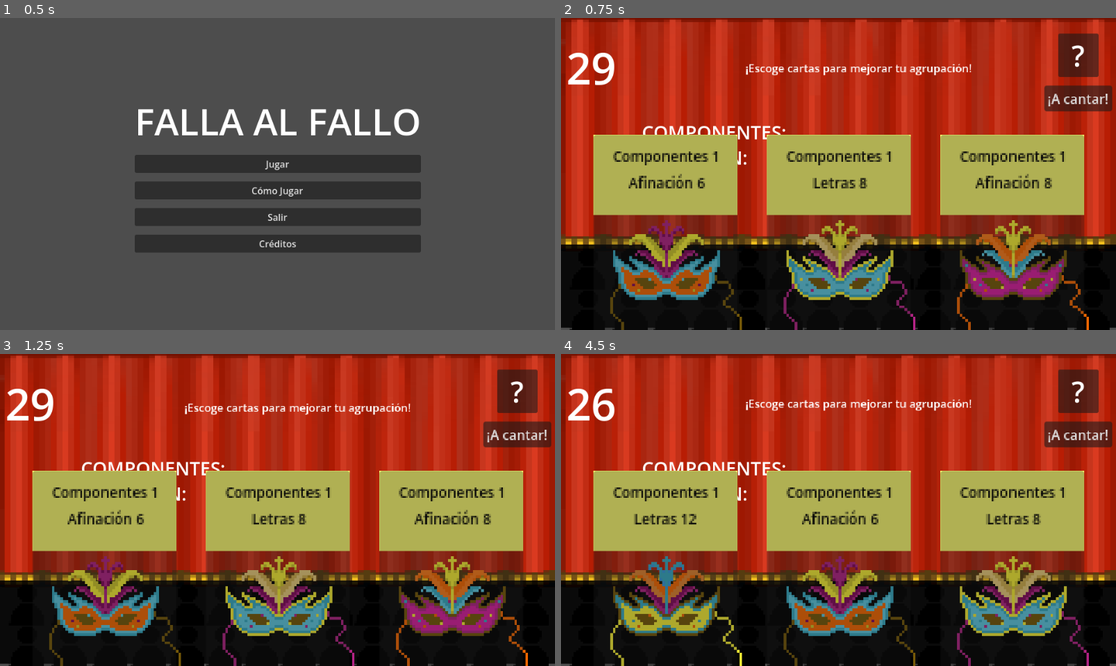
Above: before the commit, frames 1-4 (two rows, left to right).
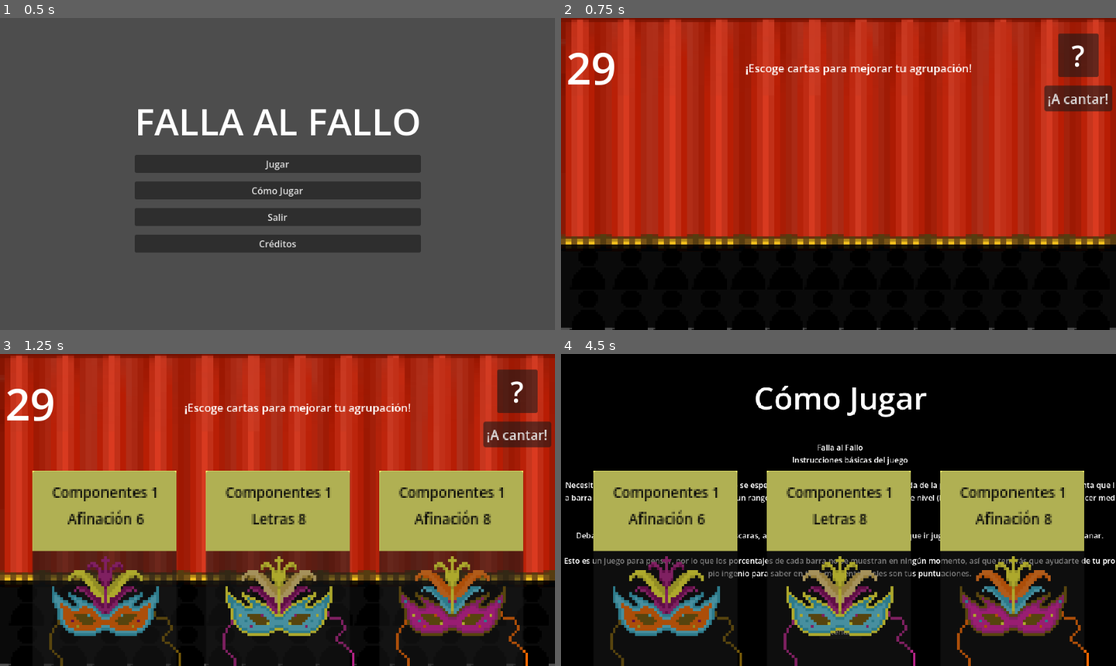
Above: after the commit, the same moments.

Repository: Sromerop0610/LosMataos
Game: Godot game, scene res://Scenes/menú_principal.tscn
The game is run twice, just before and just after one commit, with the same random seed, the same clock (stepped at 60 frames per second) and the same inputs. The engine's default icon, where the game draws it, is replaced by a stand-in: a white triangle on a blue panel in a dark square.
Inputs (mouse positions are in pixels of both pictures, inside the frame that each line leads up to):
- Up to frame 1 (0.5 s): no input
- Up to frame 2 (0.75 s): click "Jugar" at 0.5 s
- Up to frame 3 (1.25 s): no input
- Up to frame 4 (4.5 s): click "?" at 1.25 s; click (666, 578) at 2.02 s; click "¡A cantar!" at 2.75 s; click (838, 631) at 3.5 s, where only the run after the commit has a clickable "Entendido"; click "?" at 4.25 s

Frame 1 is identical in both runs. In frame 2, 36% of the frame differs, in the area x 5-96%, y 34-100%; in frame 3, 5.4%; in frame 4, 60%, in the area x 0-100%, y 0-100%.

Commit message:
gameflow working

Diff:
--- a/Scenes/Game.tscn
+++ b/Scenes/Game.tscn
@@ -440,10 +440,11 @@
 text = "Falla al Fallo
           Instrucciones básicas del juego
 
-El juego se desarrolla en cuatro niveles distintos, cada uno más difícil que el anterior.
-Tu objetivo en cada nivel es tener un número entre dos en la categoría de Componentes y también llegar a la puntuación requerida que se pedirá en cada nivel (Los puntos se sumarán mediante la barra de Letra y Afinación). Todo esto dentro del tiempo límite que se imponga.
-
-Nota importante: Este juego es mental, lo que significa que en ningún momento podrás ver cuantos puntos llevas, así qué tendrás que pañartelas como puedas para ganar."
+Necesitas llegar a una cantidad de puntos que se especificará en la esquina superior izquierda de la pantalla, pero tienes que tener en cuenta que la barra de \"Componentes\" necesitas estar en un rango entre números para pasar al siguiente nivel (Las otras dos barras se encargan de hacer medias con sus respectivos puntuajes).
+
+Debajo de la pantalla se muestran tres máscaras, algunas suman otras restan... Tendrás que ir jugando mediante estas máscaras para ganar.
+
+Esto es un juego para pensar, por lo que los porcentajes de cada barra no se muestran en ningún momento, así que tendrás que ayudarte de tu propio ingenio para saber en todo momento cuales son tus puntuaciones."
 label_settings = SubResource("LabelSettings_b2bpf")
 horizontal_alignment = 1
 vertical_alignment = 1
@@ -477,6 +478,7 @@
 parameters/looping = true
 
 [node name="Recuentos Puntuacion" type="Control" parent="." unique_id=647169497]
+visible = false
 layout_mode = 3
 anchors_preset = 8
 anchor_left = 0.5
--- a/Scenes/game.gd
+++ b/Scenes/game.gd
@@ -14,6 +14,7 @@
 @onready var componentes_label = $"Recuentos Puntuacion/ComponentesLabel"
 @onready var letra_label = $"Recuentos Puntuacion/LetraLabel"
 @onready var afinacion_label = $"Recuentos Puntuacion/AfinacionLabel"
+@onready var recuentos_puntuacion = $"Recuentos Puntuacion"
 
 func _ready():
 	tiempo_restante.max_value = tiempo_de_ronda.wait_time
@@ -42,9 +43,12 @@
 	telon_echado.hide()
 	await get_tree().create_timer(1).timeout
 	var puntosRonda = Validator.resumen_inventario()
-	componentes_label.text += puntosRonda[0]
-	afinacion_label.text += puntosRonda[1]
-	letra_label.text += puntosRonda[2]
+	componentes_label.text += str(puntosRonda[0])
+	afinacion_label.text += str(puntosRonda[1])
+	letra_label.text += str(puntosRonda[2])
+	recuentos_puntuacion.show()
+	await get_tree().create_timer(5).timeout
+	recuentos_puntuacion.hide()
 	pasar_de_ronda()
 
 func _on_tiempo_de_ronda_timeout():
--- a/Scripts/Objects/card_hand.gd
+++ b/Scripts/Objects/card_hand.gd
@@ -20,6 +20,7 @@
 	print("robando cartas")
 	flush_mano()
 	mano.clear()
+	await get_tree().create_timer(0.5).timeout
 	for i in range(MANO_MAXIMA):
 		var carta := crear_carta_aleatoria()
 		carta.global_position.x = 180 + (300*i);
--- a/Scripts/Util/game_validator.gd
+++ b/Scripts/Util/game_validator.gd
@@ -1,5 +1,5 @@
 class_name GameValidator
-extends RefCounted
+extends Node
 
 class ResultadoValidacion:
 	var exito: bool = false
@@ -95,9 +95,9 @@
 	var pointsArray = [total_componentes,total_afinacion,total_componentes]
 
 	for carta in Inventario.inventario:
-		total_letra += carta.get("puntos_letras", 0)
-		total_afinacion += carta.get("afinacion", 0)
-		total_componentes += carta.get("componentes", 0)
+		total_letra += carta.get("puntos_letras")
+		total_afinacion += carta.get("afinacion")
+		total_componentes += carta.get("componentes")
 	return pointsArray
 
 	#
